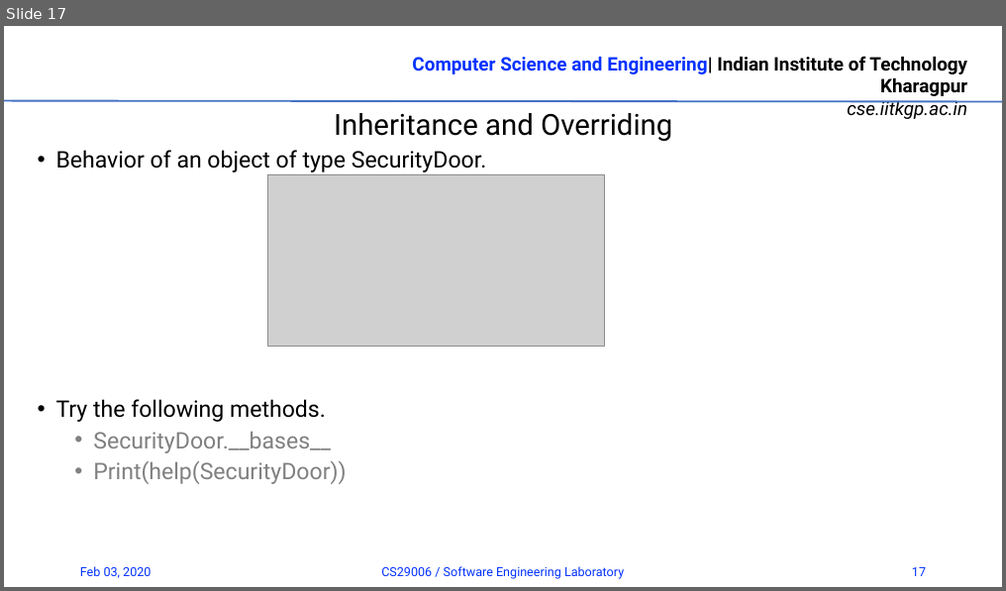
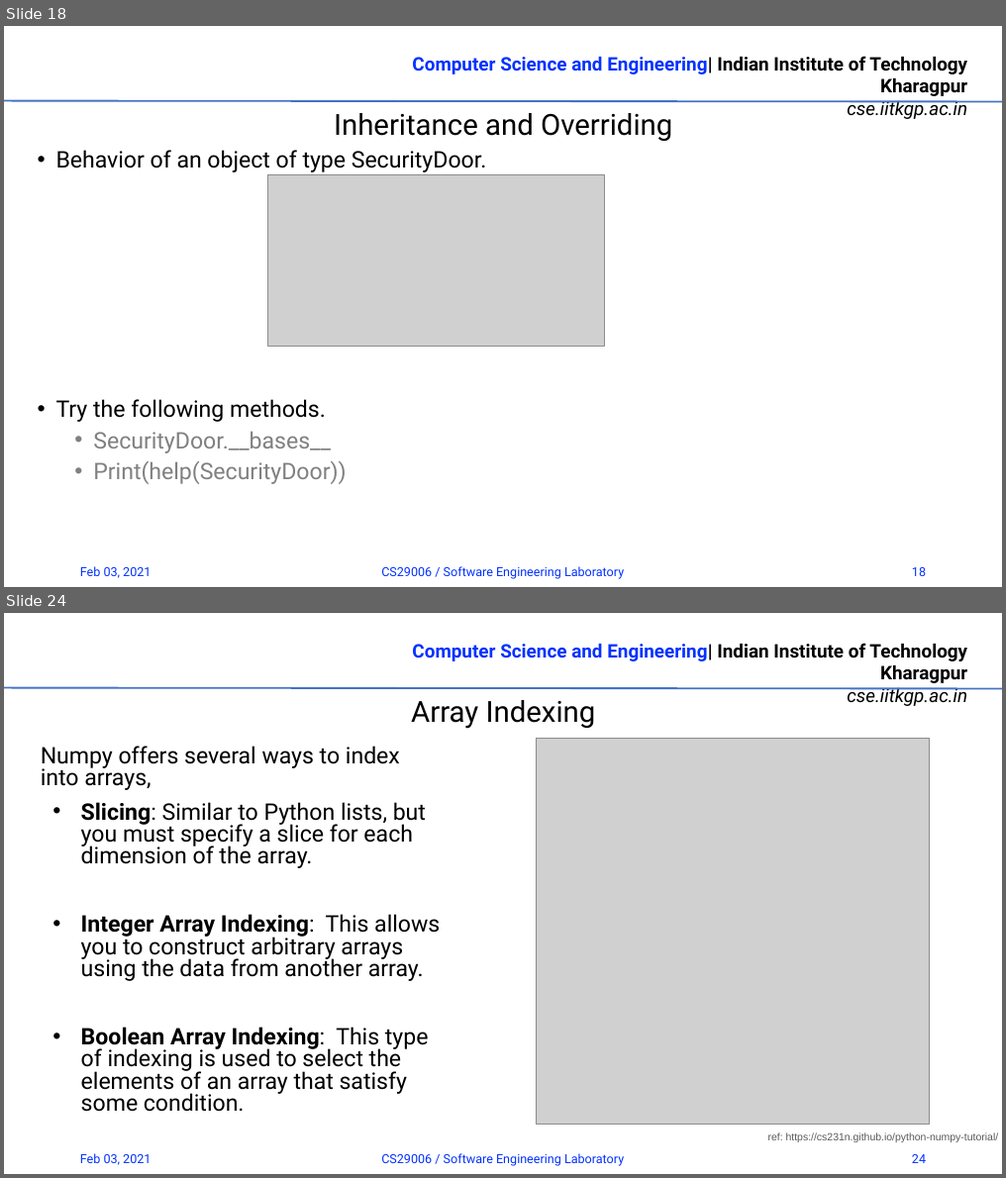
Before and after one commit to rrohit2901/CS29006_SW_Lab_Spr2021, a slide deck: 01_Introduction.pptx. Shown one above the other, each under a label of ours: slide 17 before the commit, slides 18 and 24 after it; the slides between them are not shown. The pictures are 1006x591 and 1006x1178 pixels, drawn with LibreOffice and Linux fonts; fonts in the diff are those of the drawing; grey boxes stand for pictures; background and template pictures are left out. Boxes give left, top, right and bottom in pixels: in the first picture for what was removed or moved away, otherwise in the second. Text is boxed around its words. In the diff, an @@ line names an element or a change of style, - is before the commit and + after.

```diff
--- a/01_Introduction.pptx
+++ b/01_Introduction.pptx
@@ slide 24 added at (x1=4, y1=613, x2=1002, y2=1174), background #FFFFFF; not listed: 2 template elements that a slide beside it also shows @@
@@ text added at (x1=411, y1=700, x2=596, y2=729), 28 pt, text #000000 @@
+Array Indexing
@@ text added at (x1=41, y1=746, x2=440, y2=1112), 22 pt, text #000000 @@
+Numpy offers several ways to index into arrays,
+• Slicing: Similar to Python lists, but you must specify a slice for each dimension of the array.
+• Integer Array Indexing: This allows you to construct arbitrary arrays using the data from another array.
+• Boolean Array Indexing: This type of indexing is used to select the elements of an array that satisfy some condition.
@@ picture added at (x1=536, y1=739, x2=930, y2=1124) @@
@@ text added at (x1=768, y1=1133, x2=999, y2=1143), 10 pt, text #595959 @@
+ref: https://cs231n.github.io/python-numpy-tutorial/
@@ text added at (x1=80, y1=1154, x2=151, y2=1165), 12 pt, text #0432FF @@
+Feb 03, 2021
@@ text added at (x1=381, y1=1154, x2=624, y2=1166), 12 pt, text #0432FF @@
+CS29006 / Software Engineering Laboratory
@@ page number added at (x1=912, y1=1155, x2=926, y2=1163), 12 pt, text #0432FF @@
+24
@@ what was slide 17 is now slide 18 @@
@@ slide 18 changed as well @@
@@ text at (x1=80, y1=567, x2=151, y2=578): text changed @@
-Feb 03, 2020
+Feb 03, 2021
@@ page number at (x1=912, y1=568, x2=926, y2=576): text changed @@
-17
+18
```
Also in this commit, not shown: 16 other slides changed, 14 other slides added.
